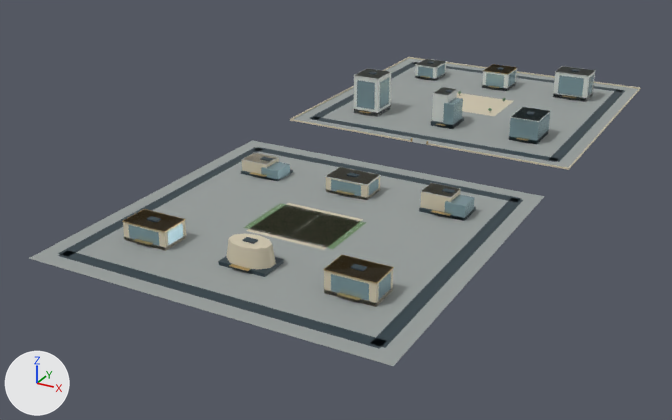
A saved change to the glTF model web/public/assets/3d/ampliworld/GC-CITY-2030/GC-TILE-11-15.glb.
Before and after are seen from a 50 mm lens placed at (1603.0, -868.0, 351.0), pointed at (1161.0, -64.0, -51.0). Lighting does not change. The marker at lower left points along +X, +Y and +Z. The first picture is the older version. Where no turn or scale is listed for an object, it has been applied to the vertices. Vertices at exactly the same position are counted once.

In view in the first picture: 'GC-TILE-11-15-dark', 'GC-TILE-11-15-field', 'GC-TILE-11-15-glass', 'GC-TILE-11-15-gold', 'GC-TILE-11-15-ivory', 'GC-TILE-11-15-leaf', 'GC-TILE-11-15-paving', 'GC-TILE-11-15-white'.
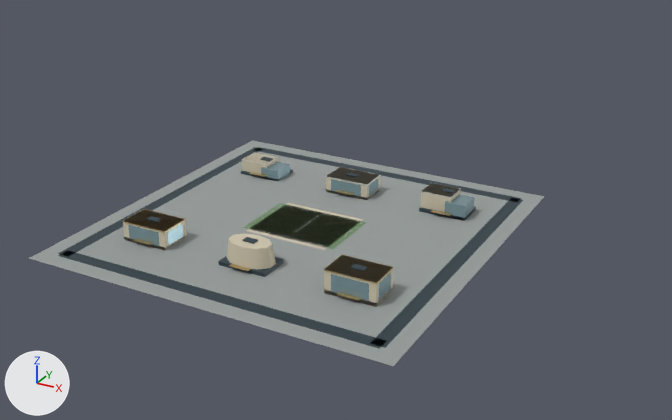
Not visible in the pictures: 'GC-TILE-11-15-wood'.

Diff of the bpy script that builds the scene:
```diff
--- a/web/public/assets/3d/ampliworld/GC-CITY-2030/GC-TILE-11-15.glb.py
+++ b/web/public/assets/3d/ampliworld/GC-CITY-2030/GC-TILE-11-15.glb.py
@@ me_mesh_0 @@
 # used by ob_gc_tile_11_15_paving; location = (0.0, 0.0, 0.0)
-me_mesh_0.from_pydata(...)  # 16 vertices, 24 faces; spans x 1041.0..1379.0, y -379.0..379.0, z 0.0
+me_mesh_0.from_pydata(...)  # 8 vertices, 12 faces; spans x 1041.0..1379.0, y -379.0..-41.0, z 0.0
+# me_mesh_0 part 1: the loose piece of 8 vertices spanning x 1041.0..1379.0, y 41.0..379.0, z 0.0 is deleted
 me_mesh_0.materials.append(mat_paving)
@@ me_mesh_1 @@
 # used by ob_gc_tile_11_15_dark; location = (0.0, 0.0, 0.0)
-me_mesh_1.from_pydata(...)  # 256 vertices, 384 faces; spans x 1056.0..1364.0, y -364.0..364.0, z 0.0..49.0
+me_mesh_1.from_pydata(...)  # 128 vertices, 192 faces; spans x 1056.0..1364.0, y -364.0..-56.0, z 0.0..22.0
+# me_mesh_1 part 2: 16 loose pieces with 128 vertices, spanning x 1056.0..1364.0, y 56.0..364.0, z 0.0..49.0, are deleted
 me_mesh_1.materials.append(mat_dark)
@@ me_mesh_2 @@
 # used by ob_gc_tile_11_15_ivory; location = (0.0, 0.0, 0.0)
-me_mesh_2.from_pydata(...)  # 118 vertices, 184 faces; spans x 1040.0..1380.0, y -312.0..380.0, z 0.0..21.0
+me_mesh_2.from_pydata(...)  # 70 vertices, 112 faces; spans x 1088.0..1332.0, y -312.0..-104.0, z 0.0..21.0
+# me_mesh_2 part 3: 6 loose pieces with 48 vertices, spanning x 1040.0..1380.0, y 40.0..380.0, z 0.0..2.0, are deleted
 me_mesh_2.materials.append(mat_ivory)
@@ me_mesh_5 @@
 # used by ob_gc_tile_11_15_gold; location = (0.0, 0.0, 0.0)
-me_mesh_5.from_pydata(...)  # 202 vertices, 324 faces; spans x 1087.0..1333.0, y -316.0..321.0, z 0.0..24.0
+me_mesh_5.from_pydata(...)  # 130 vertices, 216 faces; spans x 1087.0..1333.0, y -316.0..-132.0, z 4.0..21.0
+# me_mesh_5 part 6: 9 loose pieces with 72 vertices, spanning x 1103.0..1319.0, y 40.0..321.0, z 0.0..24.0, are deleted
 me_mesh_5.materials.append(mat_gold)
@@ me_mesh_6 @@
 # used by ob_gc_tile_11_15_white; location = (0.0, 0.0, 0.0)
-me_mesh_6.from_pydata(...)  # 192 vertices, 288 faces; spans x 1087.0..1332.0, y -239.0..321.0, z 0.0..47.0
+me_mesh_6.from_pydata(...)  # 112 vertices, 168 faces; spans x 1087.0..1317.0, y -239.0..-103.0, z 0.0..20.0
+# me_mesh_6 part 5: 10 loose pieces with 80 vertices, spanning x 1093.0..1332.0, y 100.0..321.0, z 0.0..47.0, are deleted
 me_mesh_6.materials.append(mat_white)
@@ me_mesh_7 @@
 # used by ob_gc_tile_11_15_glass; location = (0.0, 0.0, 0.0)
-me_mesh_7.from_pydata(...)  # 288 vertices, 432 faces; spans x 1087.0..1333.0, y -313.0..321.0, z 0.0..42.0
+me_mesh_7.from_pydata(...)  # 112 vertices, 168 faces; spans x 1087.0..1333.0, y -313.0..-103.0, z 0.0..18.0
+# me_mesh_7 part 4: 22 loose pieces with 176 vertices, spanning x 1093.0..1332.0, y 100.0..321.0, z 0.0..42.0, are deleted
 me_mesh_7.materials.append(mat_glass)
@@ ob_gc_tile_11_15_wood @@
-ob_gc_tile_11_15_wood = bpy.data.objects.new('GC-TILE-11-15-wood', me_mesh_3)
-ob_gc_tile_11_15_wood.location = (0.0, 0.0, 0.0)
@@ ob_gc_tile_11_15_leaf @@
-ob_gc_tile_11_15_leaf = bpy.data.objects.new('GC-TILE-11-15-leaf', me_mesh_4)
-ob_gc_tile_11_15_leaf.location = (0.0, 0.0, 0.0)
```

Changed parts and their boxes [x1, y1, x2, y2] in the pictures (672 x 420 px):
'GC-TILE-11-15-paving', reshaped (15% narrower, 27% shorter): before [29, 58, 638, 366]; after [29, 140, 545, 366]
'GC-TILE-11-15-dark', reshaped (18% narrower, 30% shorter): before [58, 61, 625, 349]; after [58, 147, 523, 349]
'GC-TILE-11-15-ivory', reshaped (35% narrower, 38% shorter): before [123, 57, 641, 307]; after [123, 153, 460, 307]
'GC-TILE-11-15-glass', reshaped (25% narrower, 41% shorter): before [128, 64, 594, 301]; after [128, 162, 475, 301]
'GC-TILE-11-15-white', reshaped (39% narrower, 50% shorter): before [242, 59, 596, 247]; after [243, 153, 460, 247]
'GC-TILE-11-15-gold', reshaped (28% narrower, 45% shorter): before [122, 64, 577, 301]; after [122, 172, 451, 301]
'GC-TILE-11-15-leaf', deleted: before [458, 91, 505, 111]
part 1 of me_mesh_0, deleted: before [294, 58, 638, 168]
part 2 of me_mesh_1, deleted: before [310, 61, 625, 162]
part 3 of me_mesh_2, deleted: before [290, 57, 641, 170]
part 4 of me_mesh_7, deleted: before [357, 64, 594, 144]
part 5 of me_mesh_6, deleted: before [353, 59, 596, 122]
part 6 of me_mesh_5, deleted: before [359, 64, 577, 145]
